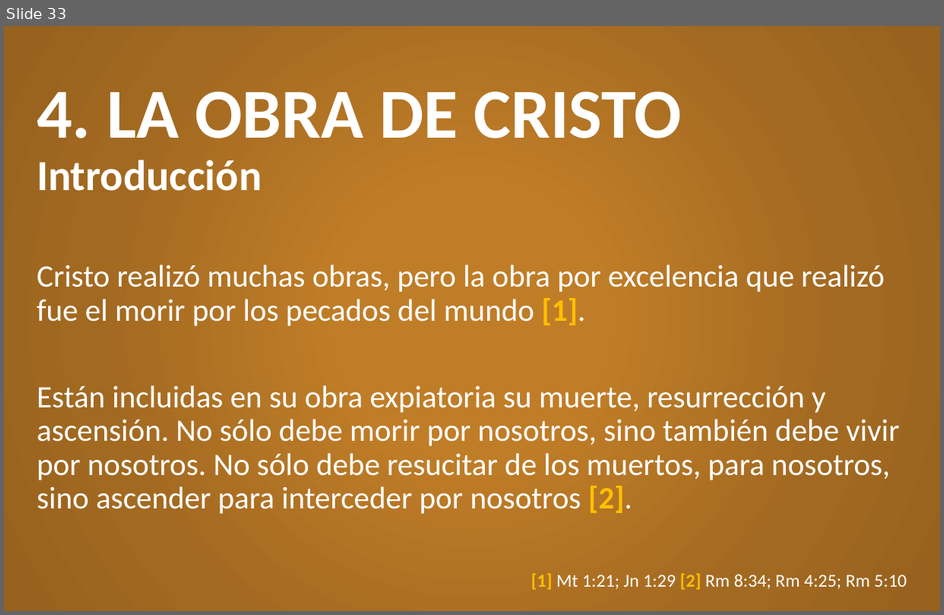
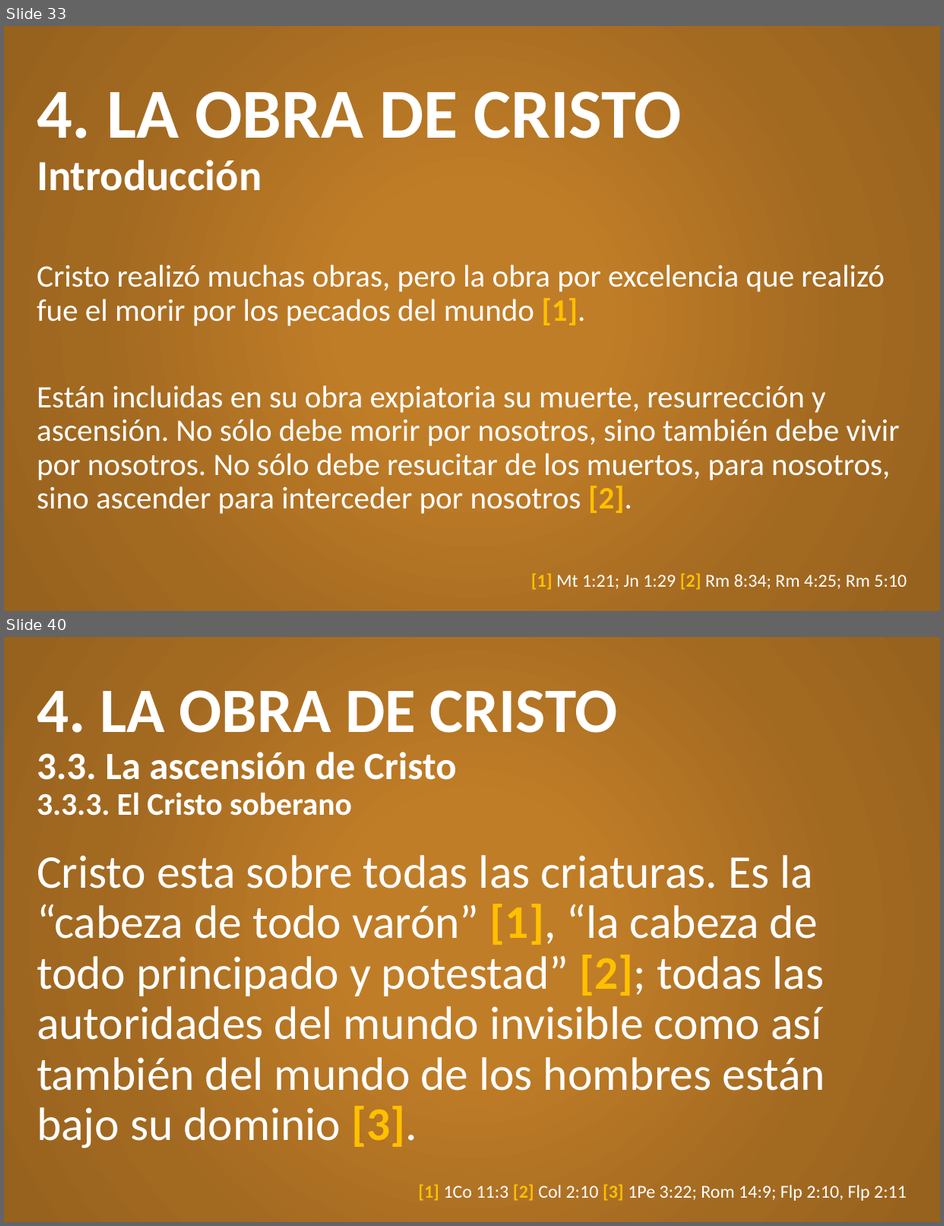
Before and after one commit to CreyTuning/documents, a slide deck: slideshow/Teologia Sistematica y Biblica - Myer Pearlman/Clases/8. Jesucristo.pptx. Shown one above the other, each under a label of ours: slide 33 before the commit, slides 33 and 40 after it; the slides between them are not shown. The pictures are 944x615 and 944x1226 pixels, drawn with LibreOffice and Linux fonts; fonts in the diff are those of the drawing. Boxes give left, top, right and bottom in pixels: in the first picture for what was removed or moved away, otherwise in the second. Text is boxed around its words. In the diff, an @@ line names an element or a change of style, - is before the commit and + after.

```diff
--- a/slideshow/Teologia Sistematica y Biblica - Myer Pearlman/Clases/8. Jesucristo.pptx
+++ b/slideshow/Teologia Sistematica y Biblica - Myer Pearlman/Clases/8. Jesucristo.pptx
@@ slide 40 added at (4, 637, 940, 1222), background gradient #C07D27 to #A26921 to #97621E @@
@@ title added at (37, 690, 618, 816), 29.7 pt, text #FFFFFF, bold @@
+4. LA OBRA DE CRISTO
+3.3. La ascensión de Cristo
+3.3.3. El Cristo soberano
@@ text added at (37, 855, 826, 1148), 36 pt, text #FFFFFF @@
+Cristo esta sobre todas las criaturas. Es la “cabeza de todo varón” [1], “la cabeza de todo principado y potestad” [2]; todas las autoridades del mundo invisible como así también del mundo de los hombres están bajo su dominio [3].
@@ text added at (418, 1185, 907, 1201), 14 pt, text #FFFFFF @@
+[1] 1Co 11:3 [2] Col 2:10 [3] 1Pe 3:22; Rom 14:9; Flp 2:10, Flp 2:11
```
Also in this commit, not shown: 1 slide changed, 7 other slides added, 12 other files.
